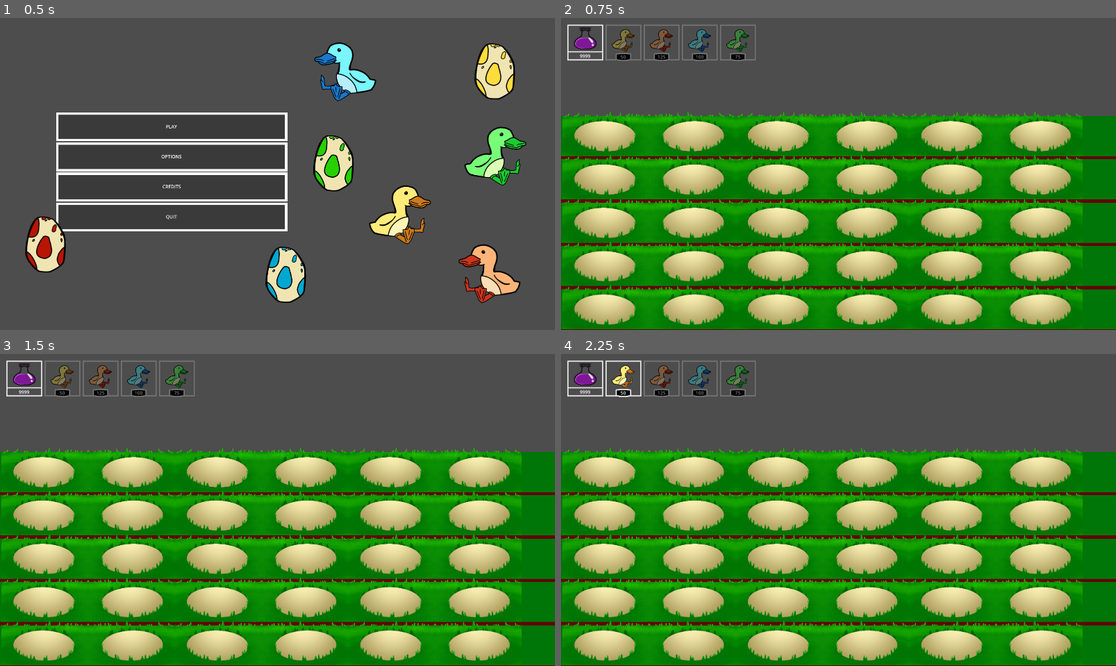
Above: before the commit, frames 1-4 (two rows, left to right).
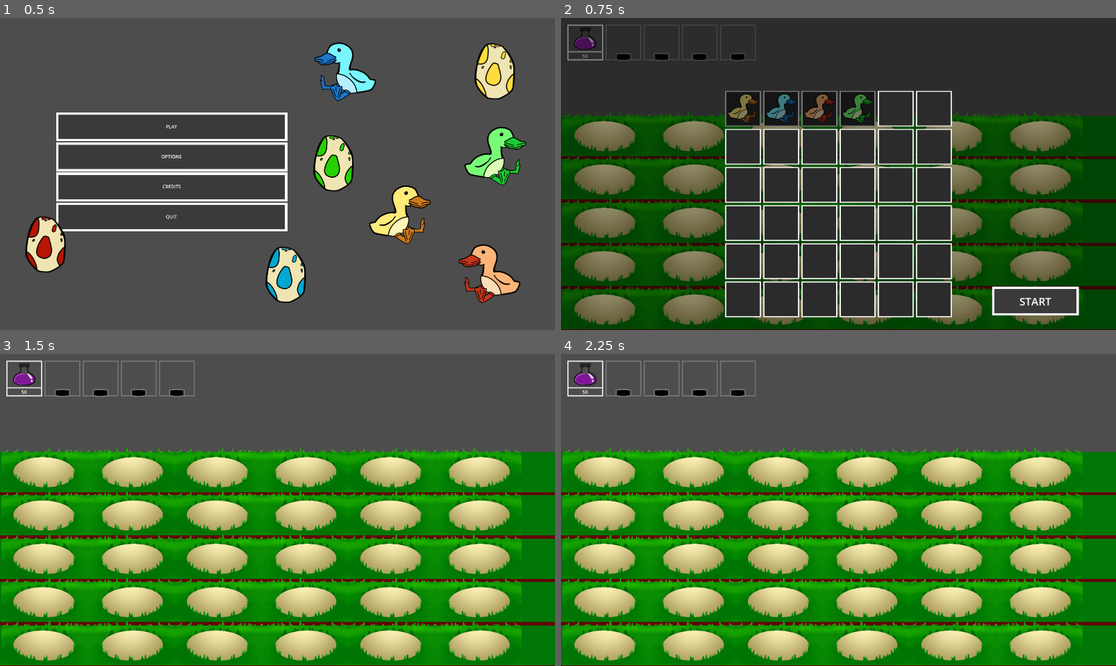
Above: after the commit, the same moments.

Repository: ImOutOfBounds/tower-defense
Game: Godot game, scene res://scenes/ui/MainMenu.tscn
The game is run twice, just before and just after one commit, with the same random seed, the same clock (stepped at 60 frames per second) and the same inputs.
Inputs (mouse positions are in pixels of both pictures, inside the frame that each line leads up to):
- Up to frame 1 (0.5 s): no input
- Up to frame 2 (0.75 s): click "PLAY" at 0.5 s
- Up to frame 3 (1.5 s): click (471, 637) at 1.25 s, where only the run after the commit has a clickable "START"
- Up to frame 4 (2.25 s): tap Enter at 2 s; move the mouse to (622, 378) at 2.02 s; click (622, 378) at 2.17 s

Frame 1 is identical in both runs. In frame 2, 100% of the frame differs, in the area x 0-100%, y 0-100%; in frame 3, 0.6%; in frame 4, 0.8%.

Commit message:
seleção de patos

Diff:
--- a/scenes/level.tscn
+++ b/scenes/level.tscn
@@ -1,9 +1,10 @@
-[gd_scene load_steps=5 format=3 uid="uid://d67ytyupxg37"]
+[gd_scene load_steps=6 format=3 uid="uid://d67ytyupxg37"]
 
 [ext_resource type="PackedScene" uid="uid://cqguu6my57xbb" path="res://scenes/level/layer.tscn" id="1_ex1bv"]
 [ext_resource type="Script" path="res://scripts/level.gd" id="1_vhl7g"]
 [ext_resource type="PackedScene" uid="uid://d274iv81isf2g" path="res://scenes/ui/hotbar.tscn" id="2_n8je2"]
 [ext_resource type="AudioStream" uid="uid://cdpa7i6gptmar" path="res://songs/5738757499781120.wav" id="4_tgc5e"]
+[ext_resource type="PackedScene" uid="uid://dg46iigpybaql" path="res://scenes/ui/SelectDuckScreen.tscn" id="5_dxglr"]
 
 [node name="Level" type="Node2D"]
 position = Vector2(457, 228)
@@ -36,3 +37,5 @@
 [node name="AudioStreamPlayer2D" type="AudioStreamPlayer2D" parent="."]
 stream = ExtResource("4_tgc5e")
 autoplay = true
+
+[node name="SelectDuckScreen" parent="." instance=ExtResource("5_dxglr")]
--- a/scenes/level/layer.tscn
+++ b/scenes/level/layer.tscn
@@ -19,7 +19,7 @@
 anchor_bottom = 0.5
 offset_left = -906.0
 offset_top = -61.0
-offset_right = 1474.0
+offset_right = 1499.0
 offset_bottom = 78.0
 grow_horizontal = 2
 grow_vertical = 2
--- /dev/null
+++ b/scenes/ui/DuckRosterItem.tscn
@@ -0,0 +1,14 @@
+[gd_scene load_steps=3 format=3 uid="uid://cwyc1gaxx40sc"]
+
+[ext_resource type="Texture2D" uid="uid://bf11fsi0272mh" path="res://sprites/rosterFrame.png" id="1_hilpv"]
+[ext_resource type="Script" path="res://scripts/duck_roster_item.gd" id="2_3dh1v"]
+
+[node name="DuckRosterItem" type="TextureRect"]
+texture = ExtResource("1_hilpv")
+script = ExtResource("2_3dh1v")
+
+[node name="Sprite2D" type="Sprite2D" parent="."]
+position = Vector2(70, 62)
+scale = Vector2(0.5, 0.5)
+
+[connection signal="gui_input" from="." to="." method="_on_gui_input"]
--- /dev/null
+++ b/scenes/ui/SelectDuckScreen.tscn
@@ -0,0 +1,188 @@
+[gd_scene load_steps=10 format=3 uid="uid://dg46iigpybaql"]
+
+[ext_resource type="Script" path="res://scripts/select_duck_screen.gd" id="1_7hec2"]
+[ext_resource type="PackedScene" uid="uid://cwyc1gaxx40sc" path="res://scenes/ui/DuckRosterItem.tscn" id="1_g8dhm"]
+[ext_resource type="Resource" uid="uid://dcofloqvy26sh" path="res://resources/ChemicalDuck.tres" id="2_1nib4"]
+[ext_resource type="Resource" uid="uid://rdohsd3c4d5w" path="res://resources/YellowDuck.tres" id="2_jpfm1"]
+[ext_resource type="Resource" uid="uid://bkpuxbjqntjvi" path="res://resources/FreezeDuck.tres" id="3_dj2a4"]
+[ext_resource type="Resource" uid="uid://booaip81lt2ve" path="res://resources/FireDuck.tres" id="4_06s3n"]
+[ext_resource type="Texture2D" uid="uid://bhafu730n14y0" path="res://sprites/smallBtn.png" id="6_8bnw8"]
+[ext_resource type="Texture2D" uid="uid://pp1ovfua2yq2" path="res://sprites/smallBtnClick.png" id="7_o6nlk"]
+[ext_resource type="Texture2D" uid="uid://di7taxmdxtjy8" path="res://sprites/smallBtnHover.png" id="8_8hb11"]
+
+[node name="SelectDuckScreen" type="CanvasLayer"]
+script = ExtResource("1_7hec2")
+
+[node name="ColorRect" type="ColorRect" parent="."]
+anchors_preset = 15
+anchor_right = 1.0
+anchor_bottom = 1.0
+grow_horizontal = 2
+grow_vertical = 2
+color = Color(0, 0, 0, 0.427451)
+
+[node name="VBoxContainer" type="VBoxContainer" parent="."]
+anchors_preset = 7
+anchor_left = 0.5
+anchor_top = 1.0
+anchor_right = 0.5
+anchor_bottom = 1.0
+offset_left = -394.0
+offset_top = -830.0
+offset_right = 394.0
+offset_bottom = -42.0
+grow_horizontal = 2
+grow_vertical = 0
+size_flags_vertical = 8
+
+[node name="HBoxContainer" type="HBoxContainer" parent="VBoxContainer"]
+layout_mode = 2
+
+[node name="DuckRosterItem" parent="VBoxContainer/HBoxContainer" instance=ExtResource("1_g8dhm")]
+layout_mode = 2
+data = ExtResource("2_jpfm1")
+
+[node name="DuckRosterItem2" parent="VBoxContainer/HBoxContainer" instance=ExtResource("1_g8dhm")]
+layout_mode = 2
+data = ExtResource("3_dj2a4")
+
+[node name="DuckRosterItem3" parent="VBoxContainer/HBoxContainer" instance=ExtResource("1_g8dhm")]
+layout_mode = 2
+data = ExtResource("4_06s3n")
+
+[node name="DuckRosterItem4" parent="VBoxContainer/HBoxContainer" instance=ExtResource("1_g8dhm")]
+layout_mode = 2
+data = ExtResource("2_1nib4")
+
+[node name="DuckRosterItem5" parent="VBoxContainer/HBoxContainer" instance=ExtResource("1_g8dhm")]
+layout_mode = 2
+
+[node name="DuckRosterItem6" parent="VBoxContainer/HBoxContainer" instance=ExtResource("1_g8dhm")]
+layout_mode = 2
+
+[node name="HBoxContainer2" type="HBoxContainer" parent="VBoxContainer"]
+layout_mode = 2
+
+[node name="DuckRosterItem" parent="VBoxContainer/HBoxContainer2" instance=ExtResource("1_g8dhm")]
+layout_mode = 2
+
+[node name="DuckRosterItem2" parent="VBoxContainer/HBoxContainer2" instance=ExtResource("1_g8dhm")]
+layout_mode = 2
+
+[node name="DuckRosterItem3" parent="VBoxContainer/HBoxContainer2" instance=ExtResource("1_g8dhm")]
+layout_mode = 2
+
+[node name="DuckRosterItem4" parent="VBoxContainer/HBoxContainer2" instance=ExtResource("1_g8dhm")]
+layout_mode = 2
+
+[node name="DuckRosterItem5" parent="VBoxContainer/HBoxContainer2" instance=ExtResource("1_g8dhm")]
+layout_mode = 2
+
+[node name="DuckRosterItem6" parent="VBoxContainer/HBoxContainer2" instance=ExtResource("1_g8dhm")]
+layout_mode = 2
+
+[node name="HBoxContainer3" type="HBoxContainer" parent="VBoxContainer"]
+layout_mode = 2
+
+[node name="DuckRosterItem" parent="VBoxContainer/HBoxContainer3" instance=ExtResource("1_g8dhm")]
+layout_mode = 2
+
+[node name="DuckRosterItem2" parent="VBoxContainer/HBoxContainer3" instance=ExtResource("1_g8dhm")]
+layout_mode = 2
+
+[node name="DuckRosterItem3" parent="VBoxContainer/HBoxContainer3" instance=ExtResource("1_g8dhm")]
+layout_mode = 2
+
+[node name="DuckRosterItem4" parent="VBoxContainer/HBoxContainer3" instance=ExtResource("1_g8dhm")]
+layout_mode = 2
+
+[node name="DuckRosterItem5" parent="VBoxContainer/HBoxContainer3" instance=ExtResource("1_g8dhm")]
+layout_mode = 2
+
+[node name="DuckRosterItem6" parent="VBoxContainer/HBoxContainer3" instance=ExtResource("1_g8dhm")]
+layout_mode = 2
+
+[node name="HBoxContainer4" type="HBoxContainer" parent="VBoxContainer"]
+layout_mode = 2
+
+[node name="DuckRosterItem" parent="VBoxContainer/HBoxContainer4" instance=ExtResource("1_g8dhm")]
+layout_mode = 2
+
+[node name="DuckRosterItem2" parent="VBoxContainer/HBoxContainer4" instance=ExtResource("1_g8dhm")]
+layout_mode = 2
+
+[node name="DuckRosterItem3" parent="VBoxContainer/HBoxContainer4" instance=ExtResource("1_g8dhm")]
+layout_mode = 2
+
+[node name="DuckRosterItem4" parent="VBoxContainer/HBoxContainer4" instance=ExtResource("1_g8dhm")]
+layout_mode = 2
+
+[node name="DuckRosterItem5" parent="VBoxContainer/HBoxContainer4" instance=ExtResource("1_g8dhm")]
+layout_mode = 2
+
+[node name="DuckRosterItem6" parent="VBoxContainer/HBoxContainer4" instance=ExtResource("1_g8dhm")]
+layout_mode = 2
+
+[node name="HBoxContainer5" type="HBoxContainer" parent="VBoxContainer"]
+layout_mode = 2
+
+[node name="DuckRosterItem" parent="VBoxContainer/HBoxContainer5" instance=ExtResource("1_g8dhm")]
+layout_mode = 2
+
+[node name="DuckRosterItem2" parent="VBoxContainer/HBoxContainer5" instance=ExtResource("1_g8dhm")]
+layout_mode = 2
+
+[node name="DuckRosterItem3" parent="VBoxContainer/HBoxContainer5" instance=ExtResource("1_g8dhm")]
+layout_mode = 2
+
+[node name="DuckRosterItem4" parent="VBoxContainer/HBoxContainer5" instance=ExtResource("1_g8dhm")]
+layout_mode = 2
+
+[node name="DuckRosterItem5" parent="VBoxContainer/HBoxContainer5" instance=ExtResource("1_g8dhm")]
+layout_mode = 2
+
+[node name="DuckRosterItem6" parent="VBoxContainer/HBoxContainer5" instance=ExtResource("1_g8dhm")]
+layout_mode = 2
+
+[node name="HBoxContainer6" type="HBoxContainer" parent="VBoxContainer"]
+layout_mode = 2
+
+[node name="DuckRosterItem" parent="VBoxContainer/HBoxContainer6" instance=ExtResource("1_g8dhm")]
+layout_mode = 2
+
+[node name="DuckRosterItem2" parent="VBoxContainer/HBoxContainer6" instance=ExtResource("1_g8dhm")]
+layout_mode = 2
+
+[node name="DuckRosterItem3" parent="VBoxContainer/HBoxContainer6" instance=ExtResource("1_g8dhm")]
+layout_mode = 2
+
+[node name="DuckRosterItem4" parent="VBoxContainer/HBoxContainer6" instance=ExtResource("1_g8dhm")]
+layout_mode = 2
+
+[node name="DuckRosterItem5" parent="VBoxContainer/HBoxContainer6" instance=ExtResource("1_g8dhm")]
+layout_mode = 2
+
+[node name="DuckRosterItem6" parent="VBoxContainer/HBoxContainer6" instance=ExtResource("1_g8dhm")]
+layout_mode = 2
+
+[node name="TextureButton" type="TextureButton" parent="."]
+offset_left = 1491.0
+offset_top = 930.0
+offset_right = 1791.0
+offset_bottom = 1030.0
+texture_normal = ExtResource("6_8bnw8")
+texture_pressed = ExtResource("7_o6nlk")
+texture_hover = ExtResource("8_8hb11")
+
+[node name="Label" type="Label" parent="TextureButton"]
+layout_mode = 0
+offset_left = 8.0
+offset_top = 9.0
+offset_right = 292.0
+offset_bottom = 93.0
+theme_override_font_sizes/font_size = 37
+text = "START"
+horizontal_alignment = 1
+vertical_alignment = 1
+
+[connection signal="pressed" from="TextureButton" to="." method="_on_texture_button_pressed"]
--- a/scenes/ui/hotbar.tscn
+++ b/scenes/ui/hotbar.tscn
@@ -1,6 +1,7 @@
-[gd_scene load_steps=8 format=3 uid="uid://d274iv81isf2g"]
+[gd_scene load_steps=9 format=3 uid="uid://d274iv81isf2g"]
 
 [ext_resource type="Script" path="res://scripts/hotbar.gd" id="1_jhfni"]
+[ext_resource type="Script" path="res://resources/duck.gd" id="2_3ij5o"]
 [ext_resource type="PackedScene" uid="uid://dkdwnisny52rw" path="res://scenes/ui/hotbarItem.tscn" id="2_7syf8"]
 [ext_resource type="Texture2D" uid="uid://biaq1w6g2t2le" path="res://sprites/hotbarFrame-1.png.png" id="2_m7i88"]
 [ext_resource type="Resource" uid="uid://rdohsd3c4d5w" path="res://resources/YellowDuck.tres" id="4_r3y5m"]
@@ -10,6 +11,7 @@
 
 [node name="Hotbar" type="CanvasLayer"]
 script = ExtResource("1_jhfni")
+ducks = Array[ExtResource("2_3ij5o")]([ExtResource("4_r3y5m"), ExtResource("6_twiwv"), ExtResource("5_m36vs"), ExtResource("7_1vwdh")])
 
 [node name="Control" type="Control" parent="."]
 layout_mode = 3
@@ -40,16 +42,12 @@
 
 [node name="HotbarItem" parent="Control/HBoxContainer" instance=ExtResource("2_7syf8")]
 layout_mode = 2
-data = ExtResource("4_r3y5m")
 
 [node name="HotbarItem2" parent="Control/HBoxContainer" instance=ExtResource("2_7syf8")]
 layout_mode = 2
-data = ExtResource("5_m36vs")
 
 [node name="HotbarItem3" parent="Control/HBoxContainer" instance=ExtResource("2_7syf8")]
 layout_mode = 2
-data = ExtResource("6_twiwv")
 
 [node name="HotbarItem4" parent="Control/HBoxContainer" instance=ExtResource("2_7syf8")]
 layout_mode = 2
-data = ExtResource("7_1vwdh")
--- a/scripts/Global.gd
+++ b/scripts/Global.gd
@@ -1,5 +1,8 @@
 extends Node
 
 
+var gamePaused = false
 var currentDuck = 0
-var nrg =  9999
+var nrg = 50
+var selected_ducks: Array[Duck] = []
+var hotbar_ref: CanvasLayer = null
--- /dev/null
+++ b/scripts/duck_roster_item.gd
@@ -0,0 +1,50 @@
+extends TextureRect
+
+@onready var sprite = $Sprite2D
+@onready var cost = 0
+@onready var isSelected = false
+
+@export var data: Duck
+
+func set_duck_info(new_data: Duck) -> void:
+	if new_data == null:
+		push_error("Recurso Duck não atribuído!")
+		return
+	data = new_data
+	sprite.texture = data.spriteContent
+
+func _ready() -> void:
+	if data:
+		set_duck_info(data)
+	update_modulate()
+
+func _process(_delta: float) -> void:
+	update_modulate()
+
+func update_modulate() -> void:
+	if not data:
+		return
+
+	if Global.currentDuck == data.duckId:
+		modulate = Color(1, 1, 1)  # Branco = selecionado
+	elif data in Global.selected_ducks:
+		modulate = Color(0.8, 1.0, 0.8)  # Verde claro = na hotbar
+	else:
+		modulate = Color(0.5, 0.5, 0.5)  # Cinza = inativo
+
+func _on_gui_input(event: InputEvent) -> void:
+	if event is InputEventMouseButton and event.button_index == MOUSE_BUTTON_LEFT and event.pressed:
+		if not data:
+			return
+
+		# Adicionar ou remover do array global
+		if data in Global.selected_ducks:
+			Global.selected_ducks.erase(data)
+		else:
+			Global.selected_ducks.append(data)
+
+		# Atualizar hotbar se referência existir
+		if Global.hotbar_ref:
+			Global.hotbar_ref.update_hotbar_from_selection()
+
+		update_modulate()
--- a/scripts/hotbar.gd
+++ b/scripts/hotbar.gd
@@ -1,11 +1,28 @@
 extends CanvasLayer
 
+@export var ducks: Array[Duck] = []
 
-# Called when the node enters the scene tree for the first time.
+@onready var slot1 = $Control/HBoxContainer/HotbarItem
+@onready var slot2 = $Control/HBoxContainer/HotbarItem2
+@onready var slot3 = $Control/HBoxContainer/HotbarItem3
+@onready var slot4 = $Control/HBoxContainer/HotbarItem4
+@onready var label = $Control/HBoxContainer/TextureRect/Label
+
+var slots := []
+
 func _ready() -> void:
-	pass # Replace with function body.
+	slots = [slot1, slot2, slot3, slot4]
+	Global.hotbar_ref = self  # Armazena referência global para poder atualizar
+	update_hotbar_from_selection()
 
+func _process(_delta: float) -> void:
+	label.text = str(Global.nrg)
 
-# Called every frame. 'delta' is the elapsed time since the previous frame.
-func _process(_delta: float) -> void:
-	$Control/HBoxContainer/TextureRect/Label.text = str(Global.nrg)
+func update_hotbar_from_selection():
+	clear_all_slots()
+	for i in min(slots.size(), Global.selected_ducks.size()):
+		slots[i].set_duck_info(Global.selected_ducks[i])
+
+func clear_all_slots():
+	for slot in slots:
+		slot.clear_duck()
--- a/scripts/hotbar_item.gd
+++ b/scripts/hotbar_item.gd
@@ -5,30 +5,45 @@
 
 @export var data: Duck  # Agora o recurso contendo todos os dados
 
-# Função para configurar o sprite e o custo com base no Resource
-func set_duck_info(data: Duck) -> void:
-	if data == null:
+# Configura o slot com os dados do pato
+func set_duck_info(new_data: Duck) -> void:
+	if new_data == null:
 		push_error("Recurso Duck não atribuído!")
 		return
 
+	data = new_data
 	sprite.texture = data.spriteContent
 	cost = data.cost
 	$Cost.text = str(cost)
+	update_modulate()
 
-# Called when the node enters the scene tree for the first time.
+# Limpa o slot
+func clear_duck() -> void:
+	data = null
+	sprite.texture = null
+	cost = 0
+	$Cost.text = ""
+	update_modulate()
+
+# Retorna true se o slot estiver vazio
+func is_empty() -> bool:
+	return data == null
+
+# Atualiza a cor com base no pato selecionado
+func update_modulate() -> void:
+	if data and Global.currentDuck == data.duckId:
+		self.modulate = Color(1, 1, 1)
+	else:
+		self.modulate = Color(0.5, 0.5, 0.5)
+
 func _ready() -> void:
 	if data:
 		set_duck_info(data)
-	update_modulate()
-
-# Função para atualizar a cor com base no pato selecionado
-func update_modulate() -> void:
-	if data and Global.currentDuck == data.duckId:
-		self.modulate = Color(1, 1, 1)  # Normal
+	else:
+		clear_duck()  # Garante que esteja limpo se não tiver dado
 
 func _process(_delta: float) -> void:
-	if data and Global.currentDuck != data.duckId:
-		self.modulate = Color(0.5, 0.5, 0.5)  # Desativado
+	update_modulate()
 
 # Quando clicado
 func _on_gui_input(event: InputEvent) -> void:
--- a/scripts/layer.gd
+++ b/scripts/layer.gd
@@ -1,18 +1,27 @@
 extends Node2D
-
 
 @export var enemy : PackedScene
 
+var has_started := false  # Impede que o timer inicie mais de uma vez
 
-# Called when the node enters the scene tree for the first time.
-func _ready() -> void:
+func _process(_delta: float) -> void:
+	if not has_started and not Global.gamePaused:
+		start_spawning()
+
+func start_spawning():
+	has_started = true
 	var time = randi_range(20, 30)
 	$Timer.start(time)
 
+func _on_timer_timeout() -> void:
+	if Global.gamePaused:
+		# Espera o jogo ser despausado novamente
+		$Timer.start(1)
+		return
 
-func _on_timer_timeout() -> void:
 	var new_instance = enemy.instantiate()
 	new_instance.position = $SpawnPoint.position
 	add_child(new_instance)
+
 	var time = randi_range(5, 20)
 	$Timer.start(time)
--- /dev/null
+++ b/scripts/select_duck_screen.gd
@@ -0,0 +1,10 @@
+extends CanvasLayer
+
+
+# Called when the node enters the scene tree for the first time.
+func _ready() -> void:
+	Global.gamePaused = true
+
+func _on_texture_button_pressed() -> void:
+	Global.gamePaused = false
+	queue_free()
--- a/scripts/zombie.gd
+++ b/scripts/zombie.gd
@@ -12,7 +12,10 @@
 	start_bobbing_animation()
 
 func _physics_process(delta: float) -> void:
-	# move_and_slide move o personagem com colisão
+	if Global.isPaused:
+		velocity = Vector2.ZERO  # Parado
+		return  # Ignora o resto do código se estiver pausado
+
 	velocity = -currentSpeed
 	move_and_slide()
 
@@ -24,6 +27,5 @@
 	var offset = 10
 
 	tween.set_loops()
-
 	tween.tween_property(self, "position:y", base_y - offset, duration).set_trans(Tween.TRANS_SINE).set_ease(Tween.EASE_IN_OUT)
 	tween.tween_property(self, "position:y", base_y, duration).set_trans(Tween.TRANS_SINE).set_ease(Tween.EASE_IN_OUT)
Binary file added: sprites/rosterFrame.png
Not shown, added: sprites/rosterFrame.png.import
Binary file added: sprites/smallBtn.png
Not shown, added: sprites/smallBtn.png.import
Binary file added: sprites/smallBtnClick.png
Not shown, added: sprites/smallBtnClick.png.import
Binary file added: sprites/smallBtnHover.png
Not shown, added: sprites/smallBtnHover.png.import
